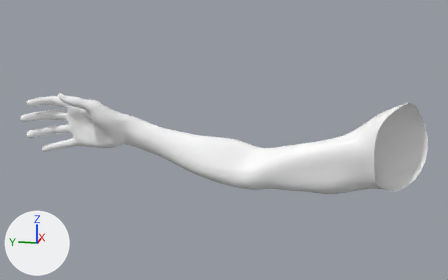
The glTF model src/assets/models/player/arm/arm.gltf as it was, and as the next commit left it.
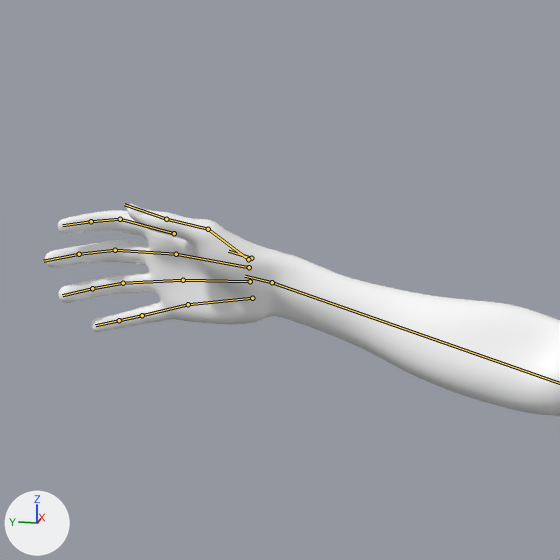
Each version is shown whole from a 50 mm camera at (-0.962, 0.102, 0.292) aimed at (-0.007, 0.293, 0.054), then close up on the part from 0% to 57% of the width and 0% to 91% of the height. Lighting does not change. The marker at lower left points along +X, +Y and +Z. Both versions are drawn at frame 1 of the action 'ReloadPistol'; the numbers are the values there. The bones that bend it are drawn over the model as lines in the close-ups.

Objects in the first close-up: 'Arm'.
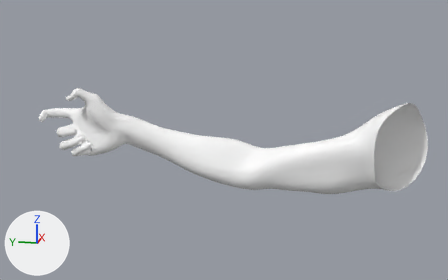
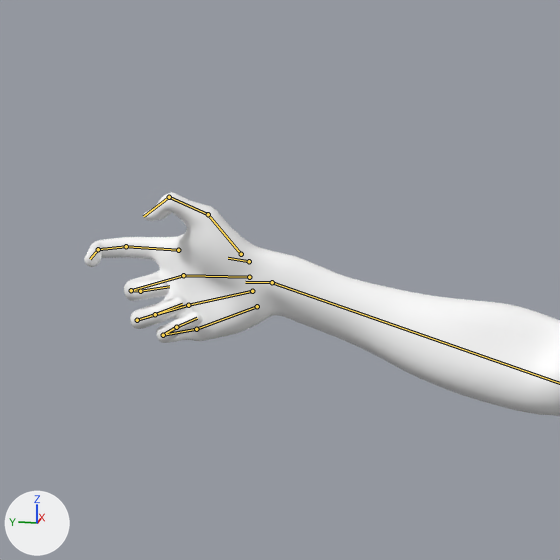
Boxes (x1, y1, x2, y2) around the edits, measured in the close-ups (560 x 560 px):
```json
{"object": "Arm", "change": "posed", "before": [45, 204, 560, 416], "after": [84, 192, 560, 416]}
{"bone": "hand.R", "before": "(272, 282) to (245, 276)", "after": "(272, 282) to (245, 282)"}
{"bone": "palm.01.R", "before": "(251, 258) to (228, 251)", "after": "(249, 261) to (228, 258)"}
{"bone": "f_index.01.R", "before": "(174, 233) to (120, 219)", "after": "(178, 250) to (126, 246)"}
{"bone": "f_index.03.R", "before": "(91, 221) to (62, 225)", "after": "(98, 249) to (90, 259)"}
{"bone": "thumb.01.R", "before": "(248, 259) to (208, 229)", "after": "(241, 254) to (208, 214)"}
{"bone": "thumb.03.R", "before": "(166, 219) to (124, 204)", "after": "(169, 197) to (143, 216)"}
{"bone": "palm.02.R", "before": "(249, 267) to (176, 254)", "after": "(249, 277) to (183, 275)"}
{"bone": "f_middle.01.R", "before": "(176, 254) to (115, 250)", "after": "(183, 275) to (131, 290)"}
{"bone": "f_middle.02.R", "before": "(115, 250) to (79, 254)", "after": "(131, 290) to (140, 291)"}
{"bone": "f_middle.03.R", "before": "(79, 254) to (43, 261)", "after": "(140, 291) to (169, 286)"}
{"bone": "f_ring.01.R", "before": "(183, 280) to (123, 283)", "after": "(188, 305) to (137, 320)"}
{"bone": "f_ring.02.R", "before": "(123, 283) to (92, 288)", "after": "(137, 320) to (155, 314)"}
{"bone": "f_ring.03.R", "before": "(92, 288) to (62, 295)", "after": "(155, 314) to (182, 304)"}
{"bone": "f_pinky.01.R", "before": "(188, 304) to (142, 315)", "after": "(196, 329) to (163, 335)"}
{"bone": "f_pinky.02.R", "before": "(142, 315) to (119, 320)", "after": "(163, 335) to (176, 327)"}
{"bone": "f_pinky.03.R", "before": "(119, 320) to (95, 325)", "after": "(176, 327) to (197, 318)"}
```

The change, as JSON lines over the scene's bpy script:
```json
{"block": "bone_hand_r", "where": "bone_hand_r = bpy.data.objects['ArmRig'].pose.bones['hand.R']  # child of 'forearm.R'"}
{"op": "set", "path": "bone_hand_r.rotation_quaternion", "old": "(1.0, 0.0, 0.0, 0.0)", "new": "(0.976, -0.015, 0.174, 0.13)", "note": "degrees (0, 0, 0) -> degrees (1, 20, 15)"}
{"block": "bone_palm_01_r", "where": "bone_palm_01_r = bpy.data.objects['ArmRig'].pose.bones['palm.01.R']  # child of 'hand.R'"}
{"op": "set", "path": "bone_palm_01_r.rotation_quaternion", "old": "(1.0, 0.0, 0.0, 0.0)", "new": "(0.998, -0.068, 0.0, 0.0)", "note": "degrees (0, 0, 0) -> degrees (-8, 0, 0)"}
{"block": "bone_f_index_01_r", "where": "bone_f_index_01_r = bpy.data.objects['ArmRig'].pose.bones['f_index.01.R']  # child of 'palm.01.R'"}
{"op": "set", "path": "bone_f_index_01_r.rotation_quaternion", "old": "(1.0, 0.0, 0.0, 0.0)", "new": "(0.996, 0.085, 0.0, 0.0)", "note": "degrees (0, 0, 0) -> degrees (10, 0, 0)"}
{"block": "bone_f_index_03_r", "where": "bone_f_index_03_r = bpy.data.objects['ArmRig'].pose.bones['f_index.03.R']  # child of 'f_index.02.R'"}
{"op": "set", "path": "bone_f_index_03_r.rotation_quaternion", "old": "(1.0, 0.0, 0.0, 0.0)", "new": "(0.862, 0.508, 0.0, 0.0)", "note": "degrees (0, 0, 0) -> degrees (61, 0, 0)"}
{"block": "bone_thumb_01_r", "where": "bone_thumb_01_r = bpy.data.objects['ArmRig'].pose.bones['thumb.01.R']  # child of 'palm.01.R'"}
{"op": "set", "path": "bone_thumb_01_r.rotation_quaternion", "old": "(1.0, 0.0, 0.0, 0.0)", "new": "(0.984, -0.172, -0.009, -0.052)", "note": "degrees (0, 0, 0) -> degrees (-20, -2, -6)"}
{"block": "bone_thumb_03_r", "where": "bone_thumb_03_r = bpy.data.objects['ArmRig'].pose.bones['thumb.03.R']  # child of 'thumb.02.R'"}
{"op": "set", "path": "bone_thumb_03_r.rotation_quaternion", "old": "(1.0, 0.0, 0.0, 0.0)", "new": "(0.795, 0.606, 0.0, 0.0)", "note": "degrees (0, 0, 0) -> degrees (75, 0, 0)"}
{"block": "bone_palm_02_r", "where": "bone_palm_02_r = bpy.data.objects['ArmRig'].pose.bones['palm.02.R']  # child of 'hand.R'"}
{"op": "set", "path": "bone_palm_02_r.rotation_quaternion", "old": "(1.0, 0.0, 0.0, 0.0)", "new": "(0.998, -0.069, 0.0, 0.0)", "note": "degrees (0, 0, 0) -> degrees (-8, 0, 0)"}
{"block": "bone_f_middle_01_r", "where": "bone_f_middle_01_r = bpy.data.objects['ArmRig'].pose.bones['f_middle.01.R']  # child of 'palm.02.R'"}
{"op": "set", "path": "bone_f_middle_01_r.rotation_quaternion", "old": "(1.0, 0.0, 0.0, 0.0)", "new": "(0.918, 0.397, 0.0, 0.0)", "note": "degrees (0, 0, 0) -> degrees (47, 0, 0)"}
{"block": "bone_f_middle_02_r", "where": "bone_f_middle_02_r = bpy.data.objects['ArmRig'].pose.bones['f_middle.02.R']  # child of 'f_middle.01.R'"}
{"op": "set", "path": "bone_f_middle_02_r.rotation_quaternion", "old": "(1.0, 0.0, 0.0, 0.0)", "new": "(0.885, 0.456, 0.056, -0.078)", "note": "degrees (0, 0, 0) -> degrees (54, 10, -5)"}
{"block": "bone_f_middle_03_r", "where": "bone_f_middle_03_r = bpy.data.objects['ArmRig'].pose.bones['f_middle.03.R']  # child of 'f_middle.02.R'"}
{"op": "set", "path": "bone_f_middle_03_r.rotation_quaternion", "old": "(1.0, 0.0, 0.0, 0.0)", "new": "(0.966, 0.245, -0.042, 0.071)", "note": "degrees (0, 0, 0) -> degrees (28, -7, 7)"}
{"block": "bone_f_ring_01_r", "where": "bone_f_ring_01_r = bpy.data.objects['ArmRig'].pose.bones['f_ring.01.R']  # child of 'palm.03.R'"}
{"op": "set", "path": "bone_f_ring_01_r.rotation_quaternion", "old": "(1.0, 0.0, 0.0, 0.0)", "new": "(0.945, 0.327, 0.0, 0.0)", "note": "degrees (0, 0, 0) -> degrees (38, 0, 0)"}
{"block": "bone_f_ring_02_r", "where": "bone_f_ring_02_r = bpy.data.objects['ArmRig'].pose.bones['f_ring.02.R']  # child of 'f_ring.01.R'"}
{"op": "set", "path": "bone_f_ring_02_r.rotation_quaternion", "old": "(1.0, 0.0, 0.0, 0.0)", "new": "(0.755, 0.655, 0.0, 0.0)", "note": "degrees (0, 0, 0) -> degrees (82, 0, 0)"}
{"block": "bone_f_ring_03_r", "where": "bone_f_ring_03_r = bpy.data.objects['ArmRig'].pose.bones['f_ring.03.R']  # child of 'f_ring.02.R'"}
{"op": "set", "path": "bone_f_ring_03_r.rotation_quaternion", "old": "(1.0, 0.0, 0.0, 0.0)", "new": "(0.983, 0.185, 0.0, 0.0)", "note": "degrees (0, 0, 0) -> degrees (21, 0, 0)"}
{"block": "bone_f_pinky_01_r", "where": "bone_f_pinky_01_r = bpy.data.objects['ArmRig'].pose.bones['f_pinky.01.R']  # child of 'palm.04.R'"}
{"op": "set", "path": "bone_f_pinky_01_r.rotation_quaternion", "old": "(1.0, 0.0, 0.0, 0.0)", "new": "(0.874, 0.479, -0.071, -0.039)", "note": "degrees (0, 0, 0) -> degrees (58, -5, -8)"}
{"block": "bone_f_pinky_02_r", "where": "bone_f_pinky_02_r = bpy.data.objects['ArmRig'].pose.bones['f_pinky.02.R']  # child of 'f_pinky.01.R'"}
{"op": "set", "path": "bone_f_pinky_02_r.rotation_quaternion", "old": "(1.0, 0.0, 0.0, 0.0)", "new": "(0.813, 0.582, 0.0, 0.0)", "note": "degrees (0, 0, 0) -> degrees (71, 0, 0)"}
{"block": "bone_f_pinky_03_r", "where": "bone_f_pinky_03_r = bpy.data.objects['ArmRig'].pose.bones['f_pinky.03.R']  # child of 'f_pinky.02.R'"}
{"op": "set", "path": "bone_f_pinky_03_r.rotation_quaternion", "old": "(1.0, 0.0, 0.0, 0.0)", "new": "(0.989, 0.148, 0.0, 0.0)", "note": "degrees (0, 0, 0) -> degrees (17, 0, 0)"}
```
